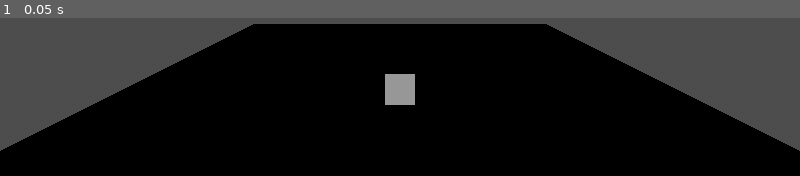
Above: before the commit, frame 1.
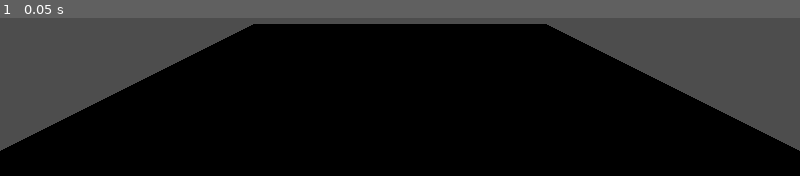
Above: after the commit, the same moment.

Repository: 3uejz/-
Game: Godot game, scene res://presentation/scenes/placeholder_place.tscn
Two runs of this game, one before a commit and one after it. Both use one fixed random seed, a clock stepped at 60 frames per second and the inputs below. This scene is started directly instead of the project's main scene.
Inputs:
- Up to frame 1 (0.05 s): no input

The runs differ from the first frame. In frame 1, 0.7% of the frame differs, in the area x 48-52%, y 35-56%.

Commit message:
feat(art): 13 场所组差异化占位 + 资产目录与契约
- placeholder_place.gd/tscn: 按分组程序化生成差异化灰盒（地面色/道具形状/数量），替换原单一灰盒
- place_scene_manager.gd: 实例化后注入 set_place_group
- place_bindings.gd: scene_for 优先命中约定路径 res://presentation/scenes/places/<group>.tscn，真实资产放入即替换（零改代码）
- placeholder_assets.gd: 新增 GROUP_STYLES 与 group_style（13 组）
- 新增 client/assets/（models/textures/materials/audio/placeholder + README：命名/LOD/替换工作流）与 client/art/illustrations/
- specs 新增 asset-requirements.md（P0-P3 资产需求清单）
- presentation_test.gd: 补分组风格与场景装配断言

Co-authored-by: monkeycode-ai <monkeycode-ai@chaitin.com>
Co-authored-by: monkeycode-ai <monkeycode-ai@chaitin.com>

Diff:
--- a/client/presentation/place_bindings.gd
+++ b/client/presentation/place_bindings.gd
@@ -4,6 +4,9 @@
 ## 首发以占位场景接通管线，真实资产按分组逐一替换，接口不变（R36.7、R36.11）。
 
 const PLACEHOLDER := "res://presentation/scenes/placeholder_place.tscn"
+
+## 真实资产约定目录：把 <group>.tscn 放入此处即可自动替换占位，无需改动代码。
+const PLACES_DIR := "res://presentation/scenes/places/"
 
 ## 场所分组（对齐 content-catalog §1 的场所类型分组）。
 const GROUPS: Array = [
@@ -29,6 +32,10 @@
 
 
 static func scene_for(group: String) -> String:
+	# 优先命中约定路径的真实资产；缺失时回退差异化占位场景。
+	var convention: String = PLACES_DIR + group + ".tscn"
+	if ResourceLoader.exists(convention):
+		return convention
 	return str(PLACE_GROUPS.get(group, PLACEHOLDER))
 
 
--- a/client/presentation/place_scene_manager.gd
+++ b/client/presentation/place_scene_manager.gd
@@ -58,6 +58,9 @@
 		(instance as Node3D).name = "Place_%s" % place_key
 	var host: Node = scene_root if scene_root != null else self
 	host.add_child(instance)
+	# 占位场景按分组差异化：入树后注入分组（真实资产场景无此方法则跳过）。
+	if instance.has_method("set_place_group"):
+		instance.call("set_place_group", place_key)
 	_instances[place_key] = instance
 	scene_changed.emit(place_key, instance)
 	return true
--- /dev/null
+++ b/client/presentation/placeholder_place.gd
@@ -0,0 +1,71 @@
+extends Node3D
+## 占位场所场景（任务 23 / 美术「程序化占位 + 资产契约」）。
+## 依据场所分组程序化生成差异化灰盒，使 13 类场所在局部 3D 视图中可肉眼区分。
+##
+## 替换契约（零改代码）：
+##   把真实场景放到 res://presentation/scenes/places/<group>.tscn，
+##   place_bindings.scene_for() 会优先命中该约定路径，无需改动任何代码即可替换占位。
+## 未提供真实资产时，由本脚本按 PlaceholderAssets.GROUP_STYLES 生成占位。
+
+const PlaceholderAssetsScript = preload("res://sim/placeholder_assets.gd")
+
+## 当前场所分组（由 PlaceSceneManager 在实例化后注入）。
+var place_group: String = ""
+
+## 由场景管理器注入分组并重建灰盒。
+func set_place_group(group: String) -> void:
+	place_group = group
+	_apply_style()
+
+func _ready() -> void:
+	if place_group != "":
+		_apply_style()
+
+func _apply_style() -> void:
+	var style: Dictionary = PlaceholderAssetsScript.group_style(place_group)
+	var ground := get_node_or_null("Ground") as MeshInstance3D
+	if ground != null:
+		ground.material_override = _material(style.get("ground", Color(0.5, 0.5, 0.5)))
+	var props_root := get_node_or_null("Props")
+	if props_root == null:
+		props_root = Node3D.new()
+		props_root.name = "Props"
+		add_child(props_root)
+	for child in props_root.get_children():
+		props_root.remove_child(child)
+		child.free()
+	var count: int = int(style.get("props", 1))
+	var shape: String = String(style.get("prop", "box"))
+	var color: Color = style.get("prop_color", Color(0.7, 0.7, 0.7))
+	var scale: Vector3 = style.get("scale", Vector3.ONE)
+	for i in count:
+		var prop := MeshInstance3D.new()
+		prop.name = "Prop%d" % i
+		prop.mesh = _mesh(shape)
+		prop.material_override = _material(color)
+		prop.transform = Transform3D(Basis().scaled(scale), _prop_offset(i, count))
+		props_root.add_child(prop)
+
+func _mesh(shape: String) -> Mesh:
+	match shape:
+		"sphere":
+			return SphereMesh.new()
+		"cylinder":
+			return CylinderMesh.new()
+		"capsule":
+			return CapsuleMesh.new()
+		"prism":
+			return PrismMesh.new()
+		_:
+			return BoxMesh.new()
+
+func _material(color: Color) -> StandardMaterial3D:
+	var mat := StandardMaterial3D.new()
+	mat.albedo_color = color
+	return mat
+
+## 道具沿横向一字排开，居中对称。
+func _prop_offset(index: int, count: int) -> Vector3:
+	var spacing := 1.6
+	var x := (float(index) - float(count - 1) * 0.5) * spacing
+	return Vector3(x, 0.5, 0.0)
--- a/client/presentation/scenes/placeholder_place.tscn
+++ b/client/presentation/scenes/placeholder_place.tscn
@@ -1,19 +1,17 @@
 [gd_scene load_steps=3 format=3]
+
+[ext_resource type="Script" path="res://presentation/placeholder_place.gd" id="1_script"]
 
 [sub_resource type="PlaneMesh" id="PlaneMesh_ground"]
 size = Vector2(20, 20)
 
-[sub_resource type="BoxMesh" id="BoxMesh_prop"]
-size = Vector3(1, 1, 1)
-
 [node name="PlaceholderPlace" type="Node3D"]
+script = ExtResource("1_script")
 
 [node name="Ground" type="MeshInstance3D" parent="."]
 mesh = SubResource("PlaneMesh_ground")
 
-[node name="Prop" type="MeshInstance3D" parent="."]
-transform = Transform3D(1, 0, 0, 0, 1, 0, 0, 0, 1, 0, 0.5, 0)
-mesh = SubResource("BoxMesh_prop")
+[node name="Props" type="Node3D" parent="."]
 
 [node name="Camera3D" type="Camera3D" parent="."]
 transform = Transform3D(1, 0, 0, 0, 1, 0, 0, 0, 1, 0, 5, 10)
--- a/client/sim/placeholder_assets.gd
+++ b/client/sim/placeholder_assets.gd
@@ -9,6 +9,29 @@
 
 ## 占位约定：所有占位资源路径带此前缀，便于打包与排查。
 const PLACEHOLDER_PREFIX := "res://assets/placeholder/"
+
+## 场所分组 → 差异化占位风格（13 组，对齐 place_bindings.GROUPS）。
+## 目标：无真实资产时，13 类场所在局部 3D 视图中即可肉眼区分；真实资产到位后按约定路径替换。
+## 字段：ground(地面色) / prop(道具形状) / prop_color(道具色) / props(道具数量) / scale(道具缩放)。
+const GROUP_STYLES: Dictionary = {
+	"residence": {"ground": Color(0.36, 0.42, 0.30), "prop": "box", "prop_color": Color(0.62, 0.45, 0.32), "props": 2, "scale": Vector3(1.4, 1.0, 1.4)},
+	"dining": {"ground": Color(0.46, 0.37, 0.28), "prop": "cylinder", "prop_color": Color(0.80, 0.56, 0.30), "props": 3, "scale": Vector3(0.8, 0.6, 0.8)},
+	"retail": {"ground": Color(0.50, 0.48, 0.42), "prop": "box", "prop_color": Color(0.86, 0.70, 0.34), "props": 4, "scale": Vector3(0.9, 0.9, 0.9)},
+	"medical": {"ground": Color(0.86, 0.89, 0.91), "prop": "prism", "prop_color": Color(0.82, 0.26, 0.26), "props": 1, "scale": Vector3(1.6, 1.0, 1.6)},
+	"education": {"ground": Color(0.60, 0.63, 0.55), "prop": "box", "prop_color": Color(0.34, 0.50, 0.76), "props": 3, "scale": Vector3(1.0, 0.8, 1.0)},
+	"government": {"ground": Color(0.55, 0.55, 0.59), "prop": "cylinder", "prop_color": Color(0.62, 0.22, 0.26), "props": 4, "scale": Vector3(0.7, 1.2, 0.7)},
+	"transport": {"ground": Color(0.30, 0.30, 0.34), "prop": "capsule", "prop_color": Color(0.90, 0.76, 0.20), "props": 3, "scale": Vector3(0.8, 0.7, 1.6)},
+	"culture": {"ground": Color(0.42, 0.34, 0.45), "prop": "sphere", "prop_color": Color(0.56, 0.40, 0.72), "props": 2, "scale": Vector3(1.2, 1.2, 1.2)},
+	"religion": {"ground": Color(0.40, 0.36, 0.44), "prop": "prism", "prop_color": Color(0.86, 0.80, 0.55), "props": 1, "scale": Vector3(1.2, 1.8, 1.2)},
+	"industry": {"ground": Color(0.35, 0.34, 0.30), "prop": "box", "prop_color": Color(0.72, 0.46, 0.24), "props": 5, "scale": Vector3(1.1, 1.3, 1.1)},
+	"finance": {"ground": Color(0.28, 0.32, 0.36), "prop": "cylinder", "prop_color": Color(0.82, 0.68, 0.30), "props": 4, "scale": Vector3(0.6, 1.6, 0.6)},
+	"nature": {"ground": Color(0.30, 0.46, 0.28), "prop": "sphere", "prop_color": Color(0.34, 0.60, 0.32), "props": 5, "scale": Vector3(1.3, 1.3, 1.3)},
+	"special": {"ground": Color(0.30, 0.26, 0.40), "prop": "prism", "prop_color": Color(0.60, 0.35, 0.82), "props": 2, "scale": Vector3(1.0, 1.6, 1.0)},
+}
+
+## 取场所分组的差异化风格；未知分组回退 special。
+static func group_style(group: String) -> Dictionary:
+	return GROUP_STYLES.get(group, GROUP_STYLES["special"])
 
 
 static func primitive_for(key: String) -> String:
--- a/client/tests/presentation_test.gd
+++ b/client/tests/presentation_test.gd
@@ -22,6 +22,7 @@
 	_test_lod_resolution()
 	_test_unregistered_place()
 	_test_place_bindings()
+	_test_placeholder_group_styles()
 	_test_presentation_root()
 
 
@@ -124,6 +125,27 @@
 	mgr.queue_free()
 
 
+func _test_placeholder_group_styles() -> void:
+	# 13 组差异化风格齐备，关键分组形状不同。
+	check_eq(PlaceholderAssets.GROUP_STYLES.size(), 13, "13 组风格齐备")
+	check_eq(String(PlaceholderAssets.group_style("medical").get("prop", "")), "prism", "医疗道具为棱柱")
+	check_eq(String(PlaceholderAssets.group_style("nature").get("prop", "")), "sphere", "自然道具为球体")
+	check_eq(String(PlaceholderAssets.group_style("unknown").get("prop", "")), "prism", "未知分组回退 special")
+	# 场景管理器注入分组后生成差异化道具。
+	var mgr := _make_manager()
+	check_eq(PlaceBindings.register_all(mgr), 13, "注册 13 个分组")
+	check(mgr.switch_place("medical"), "医疗场景可加载")
+	var inst: Node = mgr.get_instance("medical")
+	check(inst != null and inst.get_node_or_null("Props") != null, "医疗场景含 Props 容器")
+	var props: Node = inst.get_node_or_null("Props")
+	check_eq(props.get_child_count(), int(PlaceholderAssets.group_style("medical").get("props", 0)), "医疗道具数量匹配")
+	mgr.switch_place("nature")
+	var inst2: Node = mgr.get_instance("nature")
+	var props2: Node = inst2.get_node_or_null("Props")
+	check_eq(props2.get_child_count(), int(PlaceholderAssets.group_style("nature").get("props", 0)), "自然道具数量匹配")
+	mgr.queue_free()
+
+
 func _test_presentation_root() -> void:
 	var pr := PresentationRoot.new()
 	root.add_child(pr)
Not shown, added: client/presentation/placeholder_place.gd.uid
Not shown, added: .monkeycode/specs/life-text-sandbox/asset-requirements.md
Not shown, added: client/art/illustrations/.gitkeep
Not shown, added: client/assets/README.md
Not shown, added: client/assets/audio/.gitkeep
Not shown, added: client/assets/materials/.gitkeep
Not shown, added: client/assets/models/.gitkeep
Not shown, added: client/assets/placeholder/.gitkeep
Not shown, added: client/assets/textures/.gitkeep
Not shown, added: client/presentation/scenes/places/.gitkeep
